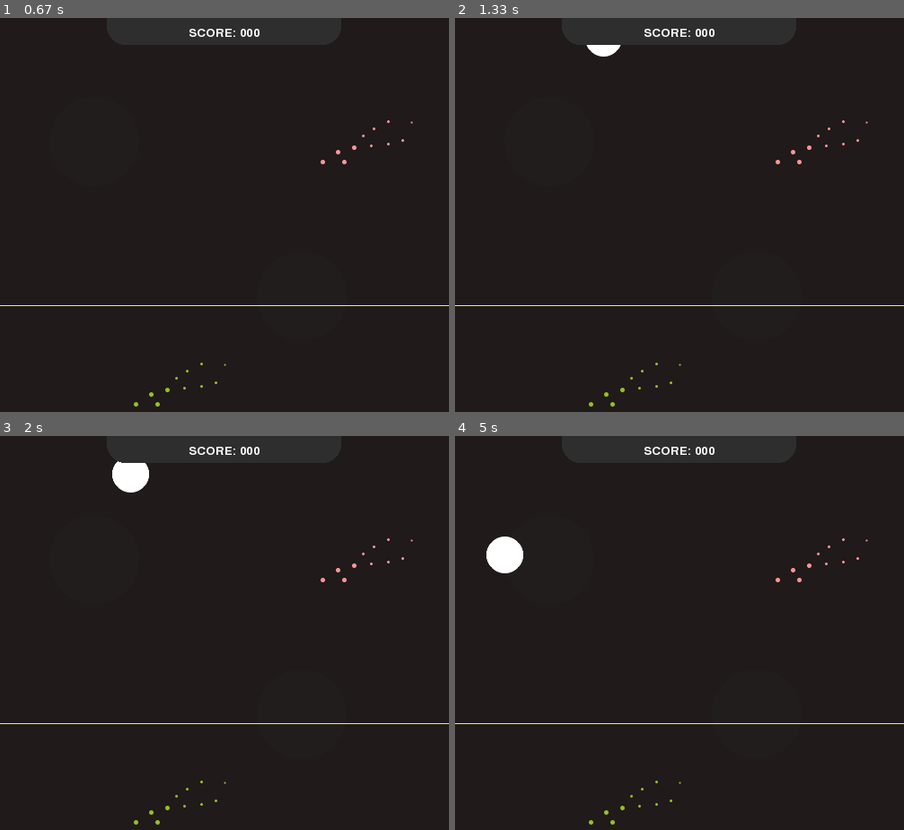
Above: before the commit, frames 1-4 (two rows, left to right).
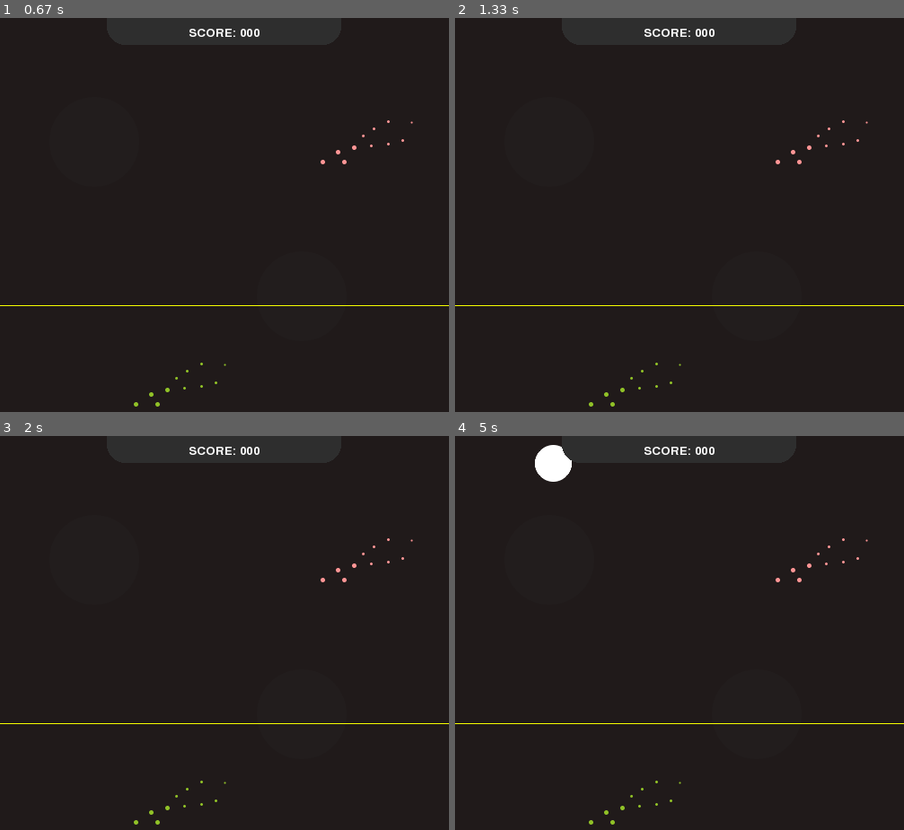
Above: after the commit, the same moments.

Repository: marcos-development-business/pygame-simple-game
Game: pygame game, started from run.py
The game is run twice, just before and just after one commit, with the same random seed, the same clock (stepped at 60 frames per second) and the same inputs.
Inputs:
- Up to frame 1 (0.67 s): no input
- Up to frame 2 (1.33 s): no input
- Up to frame 3 (2 s): no input
- Up to frame 4 (5 s): no input

Frame 1 is identical in both runs. In frame 2, 0.2% of the frame differs, in the area x 29-37%, y 6-10%; in frame 3, 0.5%; in frame 4, 1.2%, in the area x 7-26%, y 2-35%.

Commit message:
fix velocity

Diff:
--- a/constants.py
+++ b/constants.py
@@ -9,7 +9,7 @@
 
     GAME_WIDTH = 500
     GAME_HEIGHT = min(__90_percent_screen_height - (__90_percent_screen_height % 10), 700)
-    GAME_VELOCITY = 0.2
+    GAME_VELOCITY = 0.02
     SIZE = (GAME_WIDTH, GAME_HEIGHT)
     BREAKPOINT = GAME_HEIGHT // 2
     MAX_DISTANCE_TO_PARTICLES = 300
--- a/objects/ball.py
+++ b/objects/ball.py
@@ -14,8 +14,8 @@
         self.color = color
         self.break_point_exceeded = False
         self.screen = screen
-        self.gravityY = max(random() / 3, 0.3)
-        self.gravityX = max(random() / 3, 0.3) if randint(0, 1) == 1 else -max(random() / 3, 0.3)
+        self.gravityY = min(random() / 3, 0.3)
+        self.gravityX = min(random() / 3, 0.3) if randint(0, 1) == 1 else -max(random() / 3, 0.3)
         self.ray = randint(20, int(__w - (__w % 10)))
         self.id = str(uuid4())
         self.x = randint(int(self.ray * 2), int(Constants.GAME_WIDTH - (self.ray * 2)))
